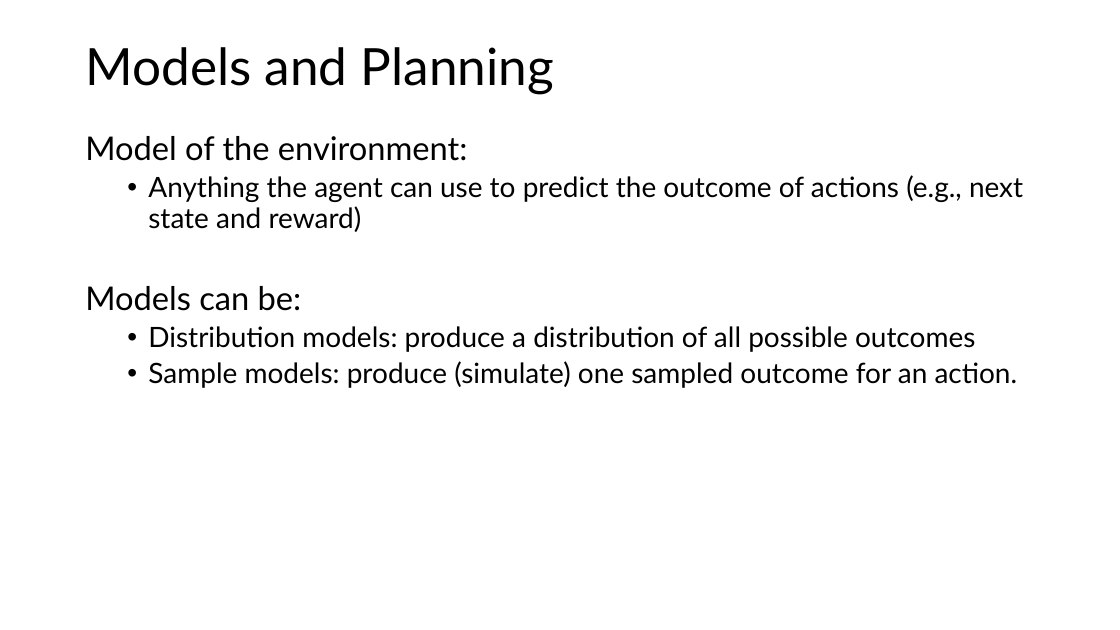
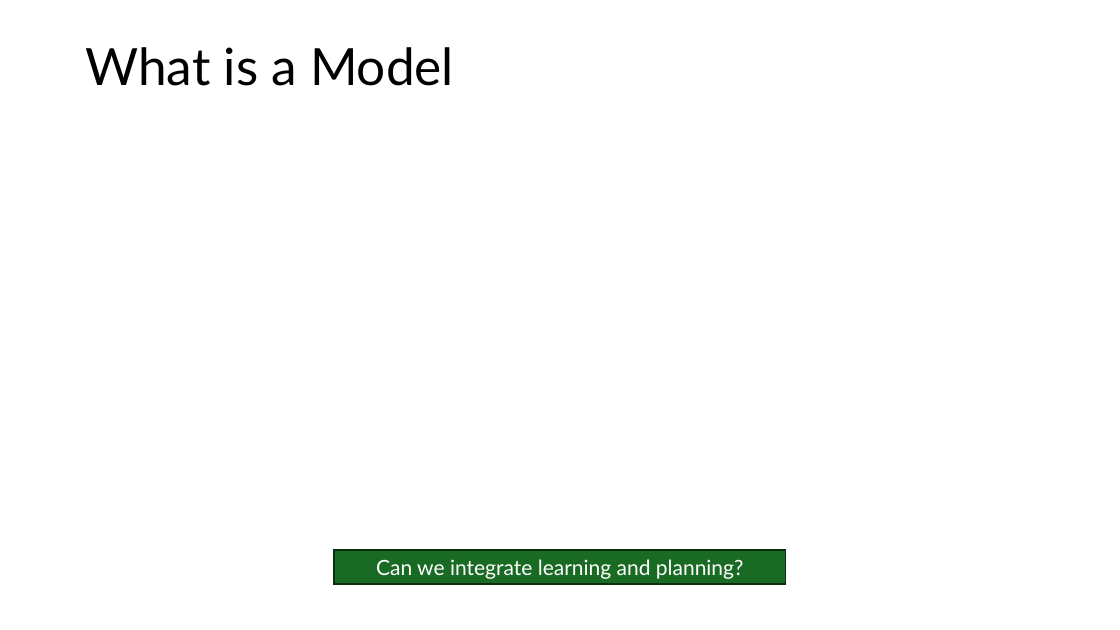
Before and after one commit to mhahsler/Introduction_to_Reinforcement_Learning, a slide deck: slide 5 of slides/Lecture_Chapter08.pptx. Drawn at 1120x630 pixels with LibreOffice and Linux fonts; fonts in the diff are those of the drawing; grey boxes stand for pictures. Boxes give left, top, right and bottom in pixels: in the first picture for what was removed or moved away, otherwise in the second. Text is boxed around its words. In the diff, an @@ line names an element or a change of style, - is before the commit and + after.

```diff
--- a/slides/Lecture_Chapter08.pptx
+++ b/slides/Lecture_Chapter08.pptx
@@ title at box(85, 47, 454, 86): text changed @@
-Models and Planning
+What is a Model
@@ text removed at box(85, 136, 1023, 388) @@
-Model of the environment:
-  • Anything the agent can use to predict the outcome of actions (e.g., next state and reward)
-Models can be:
-  • Distribution models: produce a distribution of all possible outcomes
-  • Sample models: produce (simulate) one sampled outcome for an action.
@@ rectangle added at box(334, 550, 786, 584), fill #196B24, outline #0B2F10 1.5 pt, 18 pt, text #FFFFFF @@
+Can we integrate learning and planning?
```
Also in this commit, not shown: 16 other slides changed, 3 slides removed, 5 other files.
